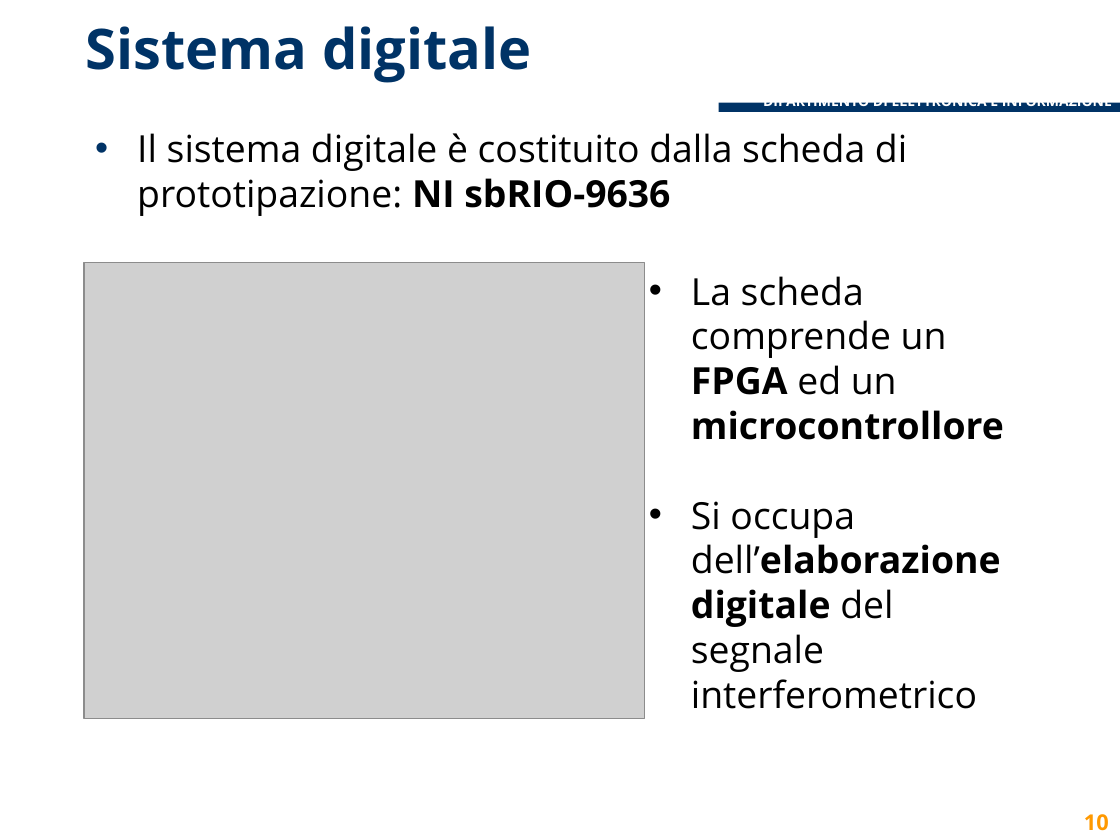
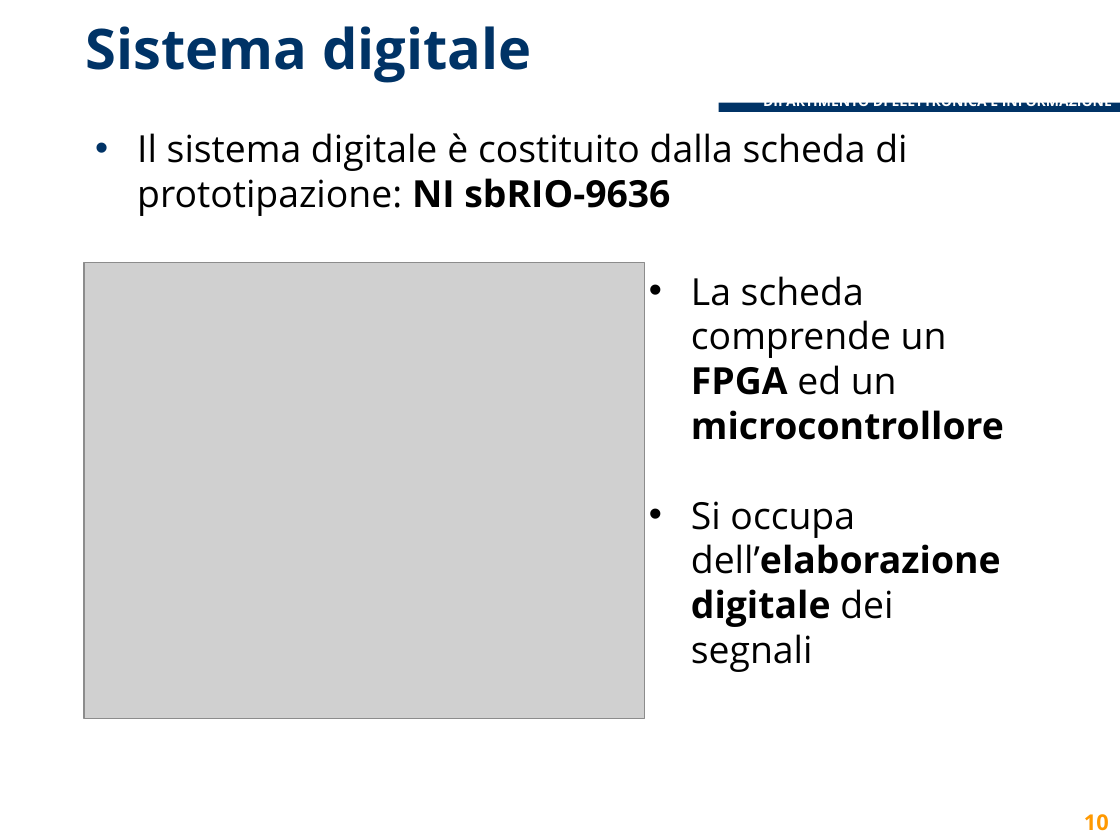
Before and after one commit to lcavagnispolimi/thesis_latex, a slide deck: slide 10 of presentazione_discussione.pptx. Drawn at 1120x840 pixels with LibreOffice and Linux fonts; fonts in the diff are those of the drawing; grey boxes stand for pictures; background and template pictures are left out. Boxes give left, top, right and bottom in pixels: in the first picture for what was removed or moved away, otherwise in the second. Text is boxed around its words. In the diff, an @@ line names an element or a change of style, - is before the commit and + after.

Commit message:
sistemate immagini

```diff
--- a/presentazione_discussione.pptx
+++ b/presentazione_discussione.pptx
@@ text at (691, 501, 1001, 672): text changed @@
-• Si occupa dell’elaborazione digitale del segnale interferometrico
+• Si occupa dell’elaborazione digitale dei segnali
```
Also in this commit, not shown: 11 other slides changed.
